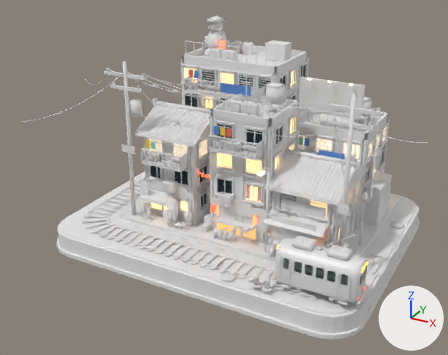
Two versions of the Blender file examples/assets/source/tokyo-diorama.blend, one commit apart.
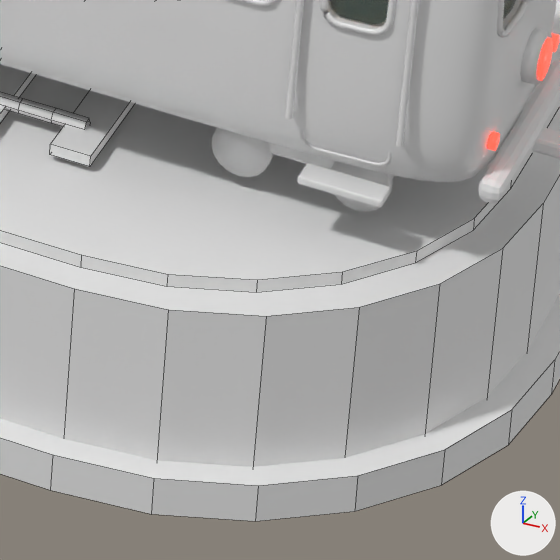
The first picture shows the older version from a 50 mm lens placed at (8.26, -16.37, 9.37), pointed at (-0.21, -0.96, 1.67). The close-ups show the older and then the newer version on the part from 68% to 82% of the width and 80% to 97% of the height of that picture. Only the edits that show in the close-ups are written down. Lighting does not change. The marker at lower right points along +X, +Y and +Z. The close-ups show mesh edges as thin lines.

Script lines for the objects in view, before the commit:
```python
me_slab_base = bpy.data.meshes.new('Slab_Base')
me_slab_base.from_pydata(...)  # 56 vertices, 30 faces; spans x -5.08..5.08, y -4.08..4.08, z -0.12..0.0
me_slab_base.materials.append(mat_td_ground_atlas)  # its picture is missing
me_track_rails = bpy.data.meshes.new('Track_Rails')
me_track_rails.from_pydata(...)  # 810 vertices, 804 faces; spans x -4.52..3.8, y -3.42..2.75, z 0.08..0.12
me_track_rails.polygons.foreach_set('use_smooth', [True] * 804)
me_track_rails.materials.append(mat_td_ground_atlas)  # its picture is missing
me_track_sleepers = bpy.data.meshes.new('Track_Sleepers')
me_track_sleepers.from_pydata(...)  # 360 vertices, 270 faces; spans x -4.63..3.86, y -3.53..2.61, z 0.06..0.1
me_track_sleepers.materials.append(mat_td_ground_atlas)  # its picture is missing
ob_slab_base = bpy.data.objects.new('Slab_Base', me_slab_base)
ob_slab_base.parent = ob_diorama_root
ob_slab_base.location = (0.0, 0.0, -0.5)
ob_track_rails = bpy.data.objects.new('Track_Rails', me_track_rails)
ob_track_rails.parent = ob_diorama_root
ob_track_rails.location = (0.0, 0.0, 0.0)
ob_track_sleepers = bpy.data.objects.new('Track_Sleepers', me_track_sleepers)
ob_track_sleepers.parent = ob_diorama_root
ob_track_sleepers.location = (0.0, 0.0, 0.0)
# also in view: 'Slab' at (0.0, 0.0, -0.28); 'Tram_Static' at (3.8, -3.1, 1.04); 'Road' at (0.0, 0.0, 0.02)
```
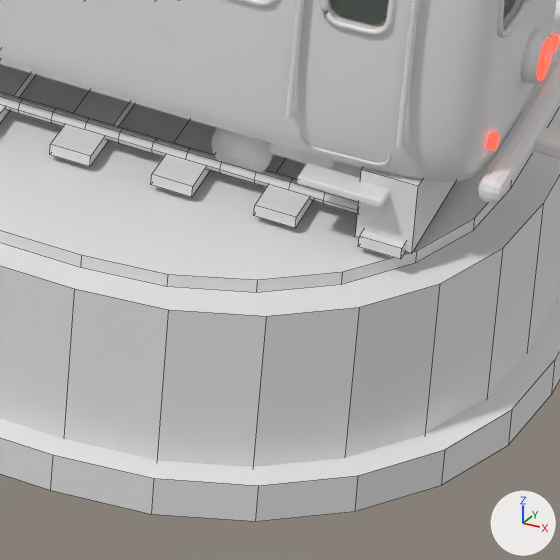
Boxes (x1, y1, x2, y2) around the edits, measured in the close-ups (560 x 560 px):
'Track_Sleepers', reshaped
    before: (0, 64, 134, 167)
    after: (0, 64, 405, 259)
'Track_Rails', reshaped
    before: (0, 92, 90, 130)
    after: (0, 92, 358, 214)
'Track_Buffer_Stops', added
    after: (355, 168, 456, 254)
part 1 of me_track_rails, added
    after: (85, 118, 358, 214)
part 2 of me_track_sleepers, added
    after: (358, 231, 405, 259)
part 3 of me_track_sleepers, added
    after: (254, 158, 313, 228)
part 4 of me_track_sleepers, added
    after: (151, 120, 217, 197)

The change in detail:
me_track_rails is used by ob_track_rails; parent ob_diorama_root; location (0.0, 0.0, 0.0).
me_track_rails had 810 vertices, 804 faces and spanned x -4.52..3.8, y -3.42..2.75, z 0.08..0.12.
me_track_rails now has 918 vertices, 912 faces and spans x -4.52..4.7, y -3.42..3.65, z 0.08..0.12.
me_track_rails part 1: 54 vertices added at x 3.9..4.7, y -3.42..-3.38, z 0.08..0.12.
Other edits to the shape of me_track_rails do not show in these pictures.
me_track_sleepers is used by ob_track_sleepers; parent ob_diorama_root; location (0.0, 0.0, 0.0).
me_track_sleepers had 360 vertices, 270 faces and spanned x -4.63..3.86, y -3.53..2.61, z 0.06..0.1.
me_track_sleepers now has 408 vertices, 306 faces and spans x -4.63..4.76, y -3.53..3.51, z 0.06..0.1.
me_track_sleepers part 2: a new loose piece, a box spanning x 4.64..4.76, y -3.53..-2.67, z 0.062..0.097, in mat_td_ground_atlas (its picture is missing).
me_track_sleepers part 3: a new loose piece, a box spanning x 4.34..4.46, y -3.53..-2.67, z 0.062..0.097, in mat_td_ground_atlas (its picture is missing).
me_track_sleepers part 4: a new loose piece, a box spanning x 4.04..4.16, y -3.53..-2.67, z 0.062..0.097, in mat_td_ground_atlas (its picture is missing).
Other edits to the shape of me_track_sleepers do not show in these pictures.
Mesh me_track_buffer_stops is new.
It consists of a box spanning x 4.62..4.78, y -3.5..-2.7, z 0.07..0.29; a box spanning x -4.6..-3.8, y 3.62..3.78, z 0.07..0.29.
It uses material mat_td_ground_atlas (its picture is missing).
Object 'Track_Buffer_Stops' (ob_track_buffer_stops) is new; it shows me_track_buffer_stops.
Its parent is ob_diorama_root.
Its location is (0.0, 0.0, 0.0).
